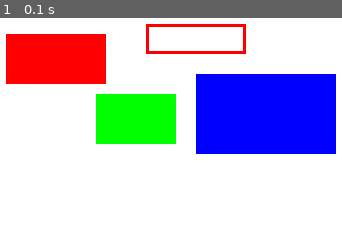
Above: before the commit, frame 1.
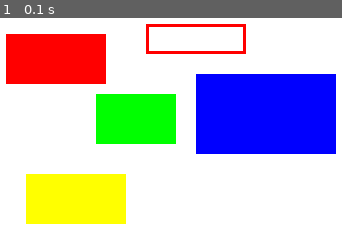
Above: after the commit, the same moment.

Repository: eda3/practice_pygame
Game: pygame game, started from draw_rect1.py
Two runs of this game, one before a commit and one after it. Both use one fixed random seed, a clock stepped at 60 frames per second and the inputs below.
Inputs:
- Up to frame 1 (0.1 s): no input

The runs differ from the first frame. In frame 1, 6.9% of the frame differs, in the area x 7-37%, y 73-98%.

Commit message:
add: yellow rectangle, rect object

Diff:
--- a/draw_rect1.py
+++ b/draw_rect1.py
@@ -31,6 +31,10 @@
         rect0 = Rect(200, 60, 140, 80)
         pygame.draw.rect(SURFACE, (0, 0, 255), rect0)
 
+        # Yellow:Rectangle,Rect Object
+        rect1 = Rect((30, 160), (100, 50))
+        pygame.draw.rect(SURFACE, (255, 255, 0), rect1)
+
         pygame.display.update()
         FPSCLOCK.tick(3)
 
